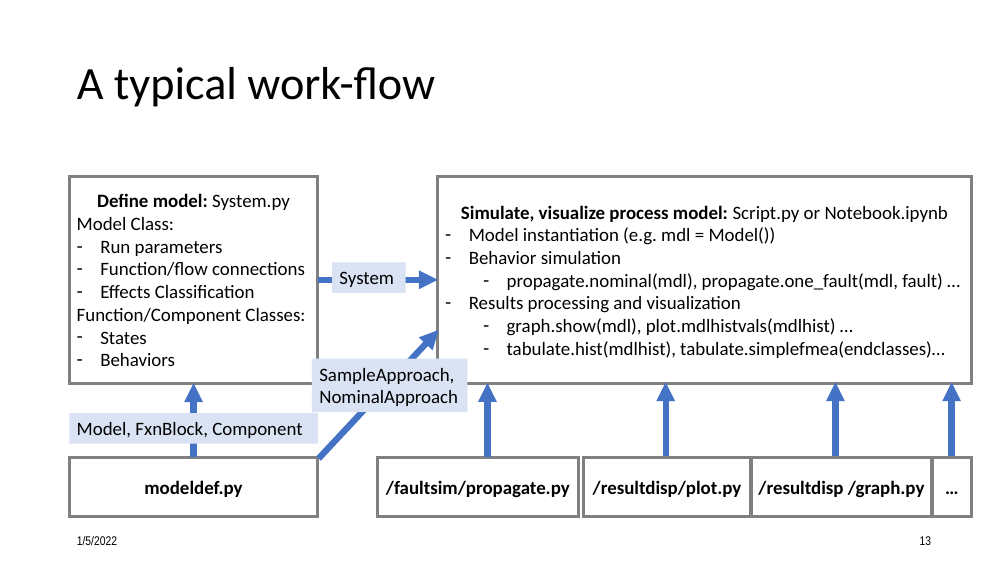
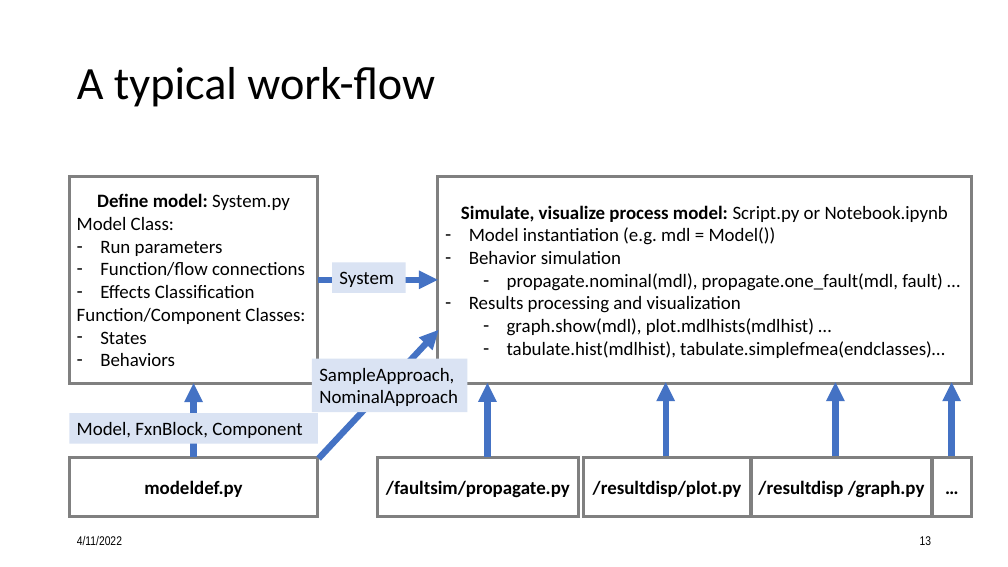
Before and after one commit to nasa/fmdtools, a slide deck: slide 13 of docs/Intro to fmdtools.pptx. Drawn at 1008x567 pixels with LibreOffice and Linux fonts; fonts in the diff are those of the drawing. Boxes give left, top, right and bottom in pixels: in the first picture for what was removed or moved away, otherwise in the second. Text is boxed around its words. In the diff, an @@ line names an element or a change of style, - is before the commit and + after.

```diff
--- a/docs/Intro to fmdtools.pptx
+++ b/docs/Intro to fmdtools.pptx
@@ text in rectangle at (507,318,814,336): text changed @@
-  – graph.show(mdl), plot.mdlhistvals(mdlhist) …
+  – graph.show(mdl), plot.mdlhists(mdlhist) …
@@ text at (77,536,122,545): text changed @@
-1/5/2022
+4/11/2022
```
Also in this commit, not shown: 37 other slides changed, 40 other files.
